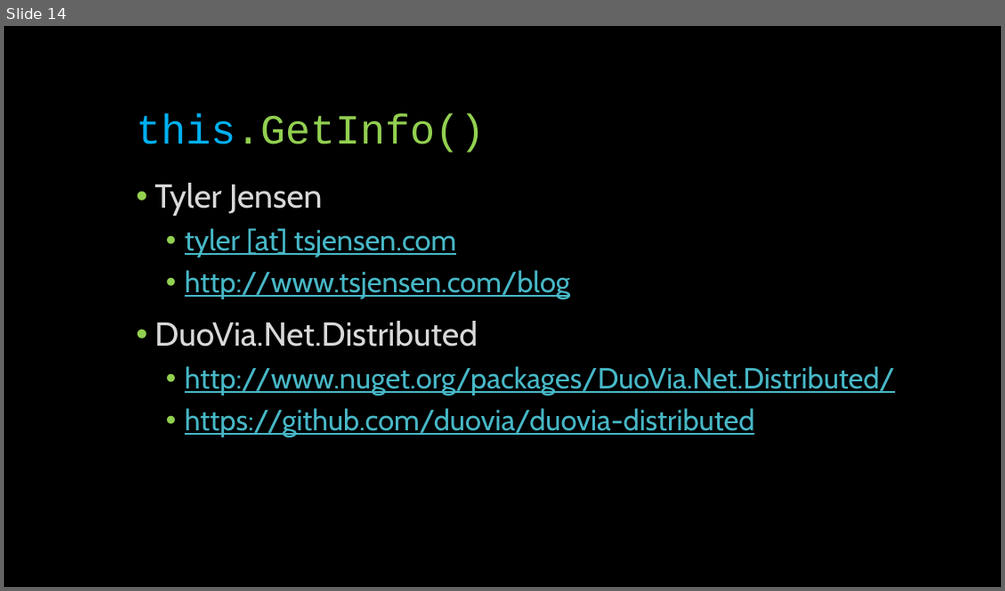
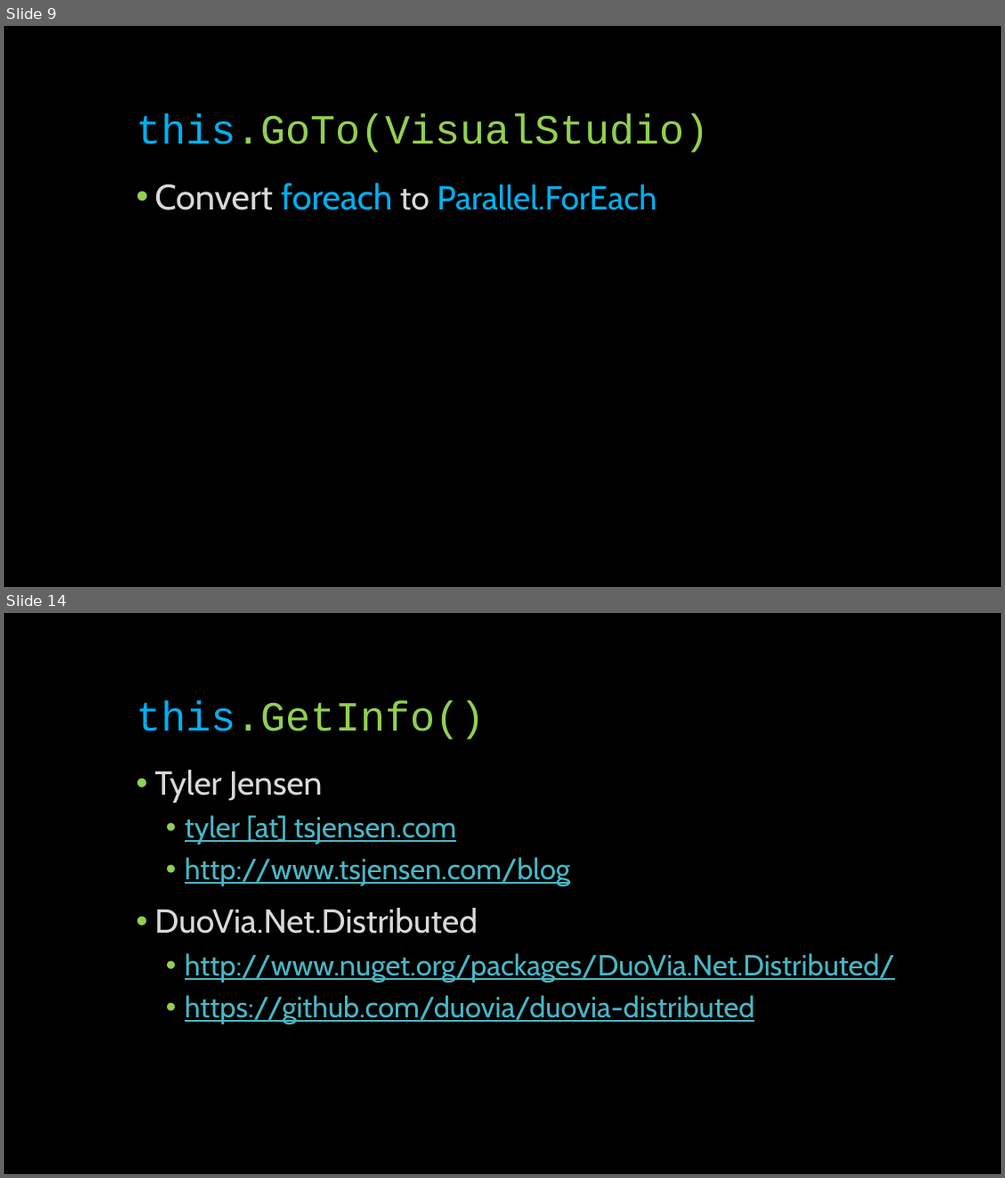
Before and after one commit to glennneiger/duovia-distributed, a slide deck: docs/distributed_demo.pptx. Shown one above the other, each under a label of ours: slide 14 before the commit, slides 9 and 14 after it; the slides between them are not shown. The pictures are 1005x591 and 1005x1178 pixels, drawn with LibreOffice and Linux fonts; fonts in the diff are those of the drawing. Boxes give left, top, right and bottom in pixels: in the first picture for what was removed or moved away, otherwise in the second. Text is boxed around its words. In the diff, an @@ line names an element or a change of style, - is before the commit and + after.

```diff
--- a/docs/distributed_demo.pptx
+++ b/docs/distributed_demo.pptx
@@ slide 9 added at box(4, 26, 1001, 587), background #000000 @@
@@ title added at box(136, 114, 709, 152), 40 pt, text #92D050 @@
+this.GoTo(VisualStudio)
@@ text added at box(154, 183, 656, 210), 32 pt, text #00B0F0 @@
+• Convert foreach to Parallel.ForEach
```
Also in this commit, not shown: 4 slides changed, 8 other slides added, 9 slides removed, 4 other files.
